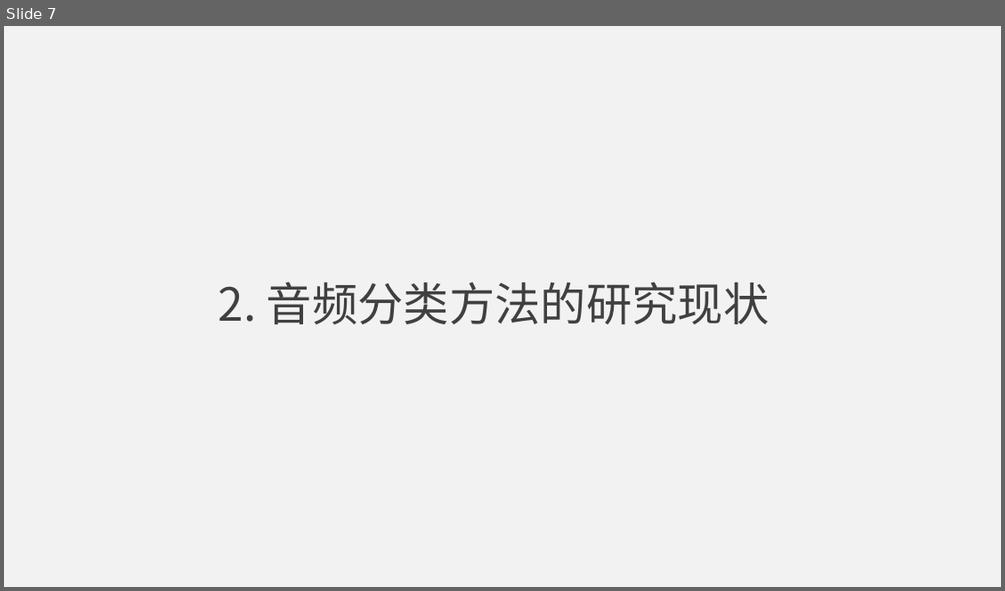
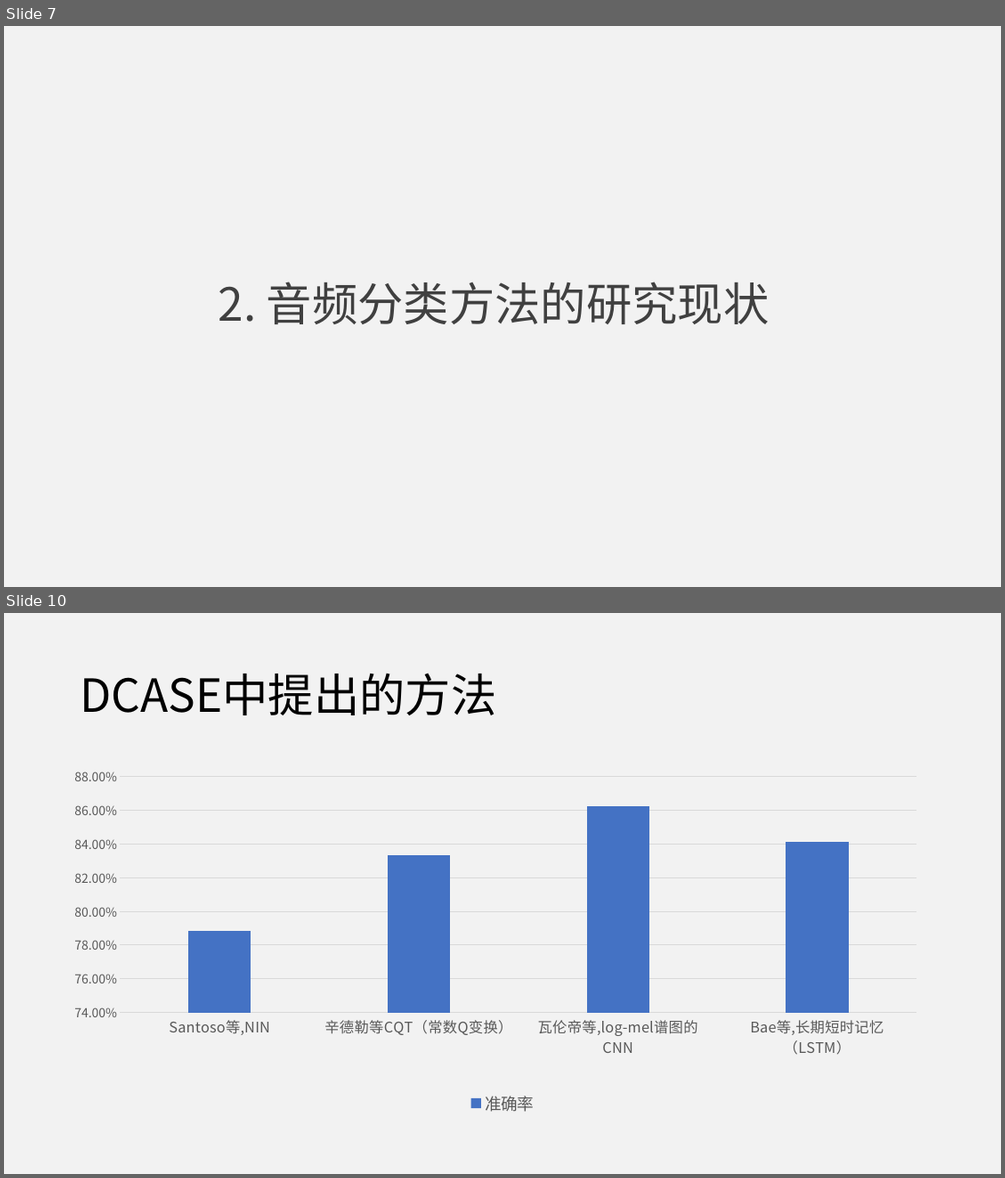
Before and after one commit to jumper3/paper, a slide deck: 开题报告/答辩.pptx. Shown one above the other, each under a label of ours: slide 7 before the commit, slides 7 and 10 after it; the slides between them are not shown. The pictures are 1005x591 and 1005x1178 pixels, drawn with LibreOffice and Linux fonts; fonts in the diff are those of the drawing. Boxes give left, top, right and bottom in pixels: in the first picture for what was removed or moved away, otherwise in the second. Text is boxed around its words. In the diff, an @@ line names an element or a change of style, - is before the commit and + after.

```diff
--- a/开题报告/答辩.pptx
+++ b/开题报告/答辩.pptx
@@ slide 10 added at <box>4,613,1001,1174</box>, background #F2F2F2 @@
@@ title added at <box>80,674,496,715</box>, 44 pt, text #000000 @@
+DCASE中提出的方法
@@ column chart added at <box>73,763,933,1119</box> @@
+categories: Santoso等,NIN, 辛德勒等CQT（常数Q变换）, 瓦伦帝等,log-mel谱图的CNN, Bae等,长期短时记忆（LSTM）
+准确率: 0.79, 0.83, 0.86, 0.84
```
Also in this commit, not shown: 3 slides changed, 15 other slides added, 1 slide removed, 2 other files.
